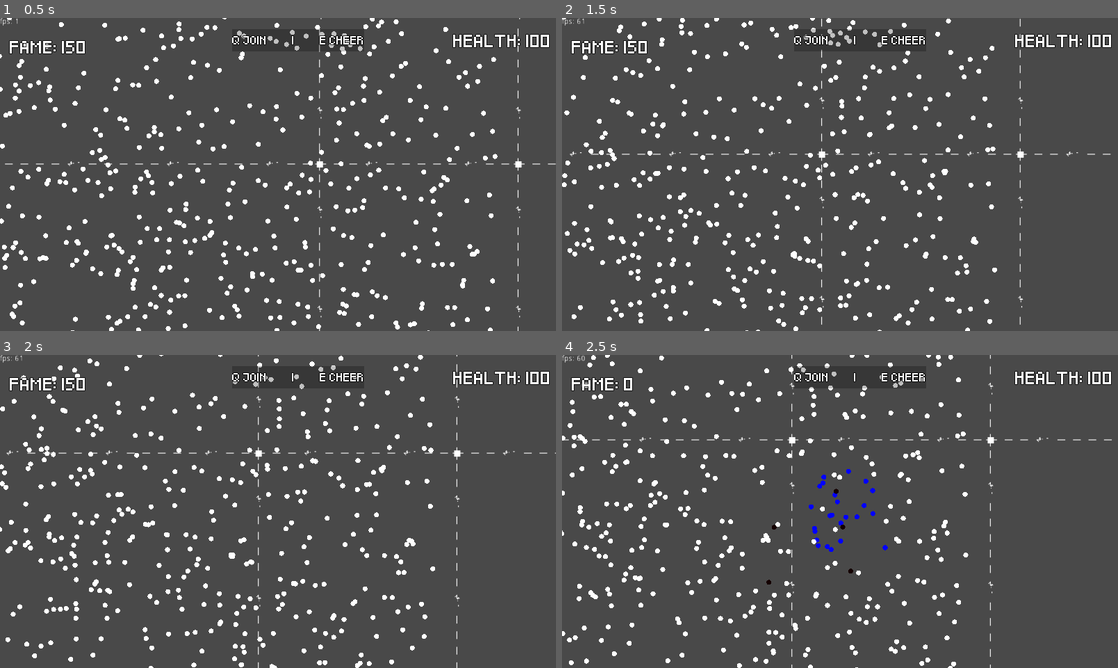
Above: before the commit, frames 1-4 (two rows, left to right).
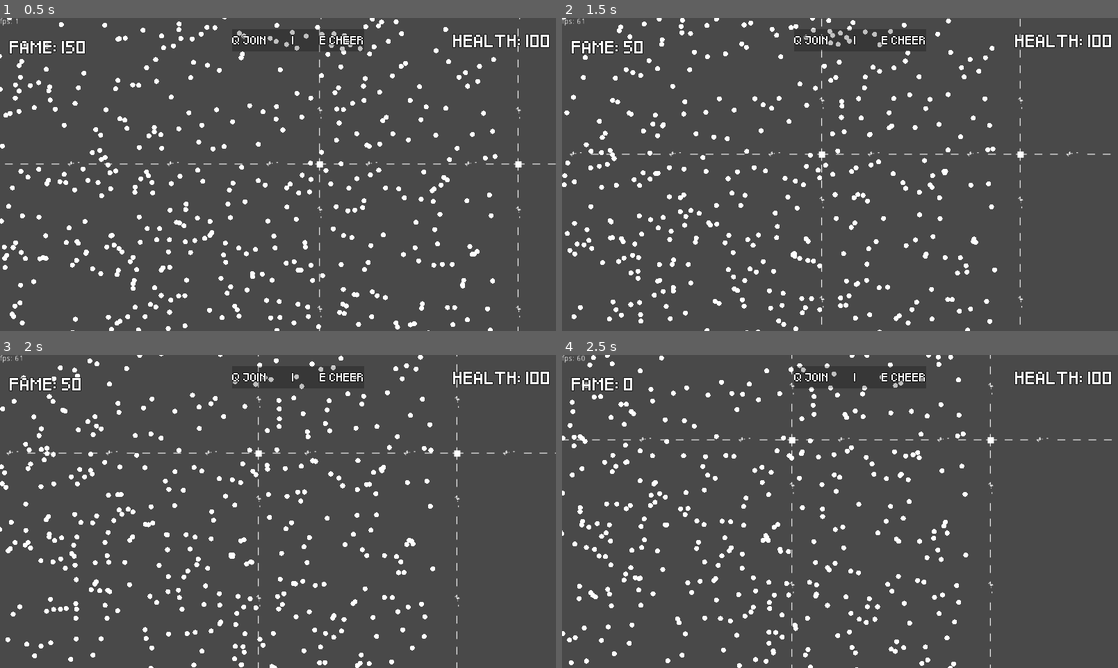
Above: after the commit, the same moments.

Repository: EliasVincent/perestroika
Game: Godot game, scene res://scenes/tests/Main.tscn
Two runs of this game, one before a commit and one after it. Both use one fixed random seed, a clock stepped at 60 frames per second and the inputs below.
Inputs:
- Up to frame 1 (0.5 s): no input
- Up to frame 2 (1.5 s): hold D (right) 0.53-1.28 s; tap E (cheer) at 0.6, 1.35 s; hold S (down) from 1.28 s (still down)
- Up to frame 3 (2 s): keep holding S (down)
- Up to frame 4 (2.5 s): release S (down) at 2.03 s; hold D (right) from 2.03 s (still down); tap Q (join) at 2.1 s; tap E (cheer) at 2.3 s

Frame 1 is identical in both runs. In frame 2, 0.1% of the frame differs, in the area x 11-16%, y 7-12%; in frame 3, 0.1%; in frame 4, 0.6%, in the area x 32-61%, y 25-75%.

Commit message:
Added cheer ability

Diff:
--- a/scenes/tests/Main.tscn
+++ b/scenes/tests/Main.tscn
@@ -9,14 +9,13 @@
 [ext_resource path="res://scenes/UI/fame_label.tscn" type="PackedScene" id=7]
 [ext_resource path="res://Pixeled.ttf" type="DynamicFontData" id=8]
 
-[sub_resource type="DynamicFont" id=2]
+[sub_resource type="DynamicFont" id=1]
 size = 13
 outline_size = 1
 outline_color = Color( 0, 0, 0, 1 )
 font_data = ExtResource( 8 )
 
-[sub_resource type="Animation" id=1]
-resource_name = "player_death"
+[sub_resource type="Animation" id=2]
 length = 3.0
 tracks/0/type = "method"
 tracks/0/path = NodePath(".")
@@ -153,7 +152,7 @@
 modulate = Color( 1, 1, 1, 0 )
 
 [node name="AnimationPlayer" type="AnimationPlayer" parent="."]
-anims/player_death = SubResource( 1 )
+anims/player_death = SubResource( 2 )
 
 [node name="PlayerDeathAudioPlayer" type="AudioStreamPlayer" parent="."]
 stream = ExtResource( 6 )
--- a/scenes/tests/PlayerBehaviour.gd
+++ b/scenes/tests/PlayerBehaviour.gd
@@ -59,8 +59,13 @@
 					i.mad = true
 
 	#CHEER ABILITY
-	if Input.is_action_just_pressed("cheer"):
-		print("cheer pressed")
+	if Input.is_action_just_pressed("cheer") and PlayerData.FAME > 49:
+		PlayerData.FAME -= 50
+		var enemyList = getAllEnemiesInRadius(100)
+		for i in enemyList:
+			if i.currentState == i.State.DEFEND and i.mad:
+					i.mad = false
+					i.madStatus = 0
 
 	# CHEATS, DELETE BEFORE RELEASE
 	if Input.is_action_just_pressed("fame-cheat"):
Not shown: 1 places in scenes/tests/Main.tscn that only renumber resources
